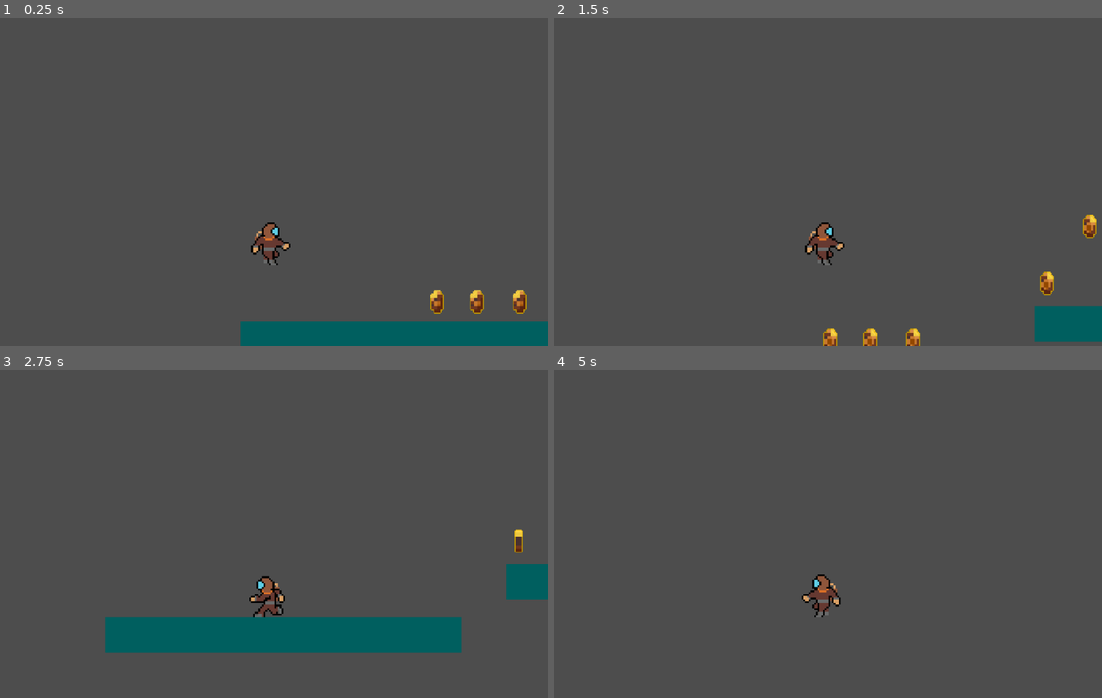
Above: before the commit, frames 1-4 (two rows, left to right).
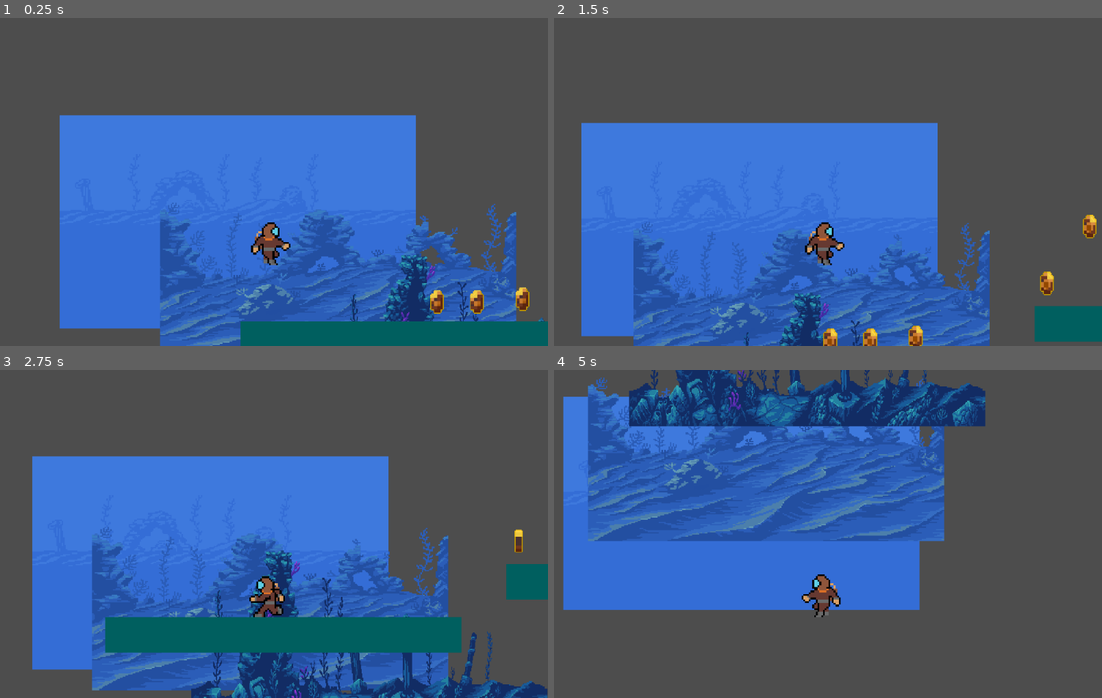
Above: after the commit, the same moments.

Repository: SirFuzzyWalls/SalvageCrew
Game: Godot game, scene res://scenes/world.tscn
The game is run twice, just before and just after one commit, with the same random seed, the same clock (stepped at 60 frames per second) and the same inputs.
Inputs:
- Up to frame 1 (0.25 s): no input
- Up to frame 2 (1.5 s): hold D (move_right) from 0.53 s (still down); tap W (jump) at 0.77 s
- Up to frame 3 (2.75 s): tap W (jump) at 1.52 s; release D (move_right) at 2.03 s; hold A (move_left) from 2.03 s (still down)
- Up to frame 4 (5 s): release A (move_left) at 2.78 s; hold D (move_right) 2.78-4.28 s; tap W (jump) at 3.02, 3.77, 4.52 s; hold A (move_left) from 4.28 s (still down)

The runs differ from the first frame. In frame 1, 46% of the frame differs, in the area x 10-100%, y 29-100%; in frame 2, 46%; in frame 3, 45%; in frame 4, 48%, in the area x 1-79%, y 0-74%.

Commit message:
start work on parallax_background, doesn't work atm

Diff:
--- /dev/null
+++ b/scenes/parallax_background.tscn
@@ -0,0 +1,30 @@
+[gd_scene load_steps=5 format=3 uid="uid://dmft6xmgh5vv1"]
+
+[ext_resource type="Texture2D" uid="uid://dn30fi7w70uhd" path="res://art/underwater-fantasy-files/PNG/layers/foregound-merged.png" id="1_27xbq"]
+[ext_resource type="Script" path="res://scripts/parallax_background.gd" id="1_abegi"]
+[ext_resource type="Texture2D" uid="uid://dujr3xlmfwm8m" path="res://art/underwater-fantasy-files/PNG/layers/sand.png" id="2_quu34"]
+[ext_resource type="Texture2D" uid="uid://cco8gfhtrgdfg" path="res://art/underwater-fantasy-files/PNG/layers/far.png" id="3_m6jt6"]
+
+[node name="ParallaxBackground" type="ParallaxBackground"]
+script = ExtResource("1_abegi")
+
+[node name="BackgroundFar" type="ParallaxLayer" parent="."]
+motion_scale = Vector2(0.2, 0.2)
+
+[node name="Sprite2D" type="Sprite2D" parent="BackgroundFar"]
+texture_repeat = 2
+position = Vector2(480, 504)
+texture = ExtResource("3_m6jt6")
+
+[node name="Background" type="ParallaxLayer" parent="."]
+motion_scale = Vector2(0.5, 0.5)
+
+[node name="Sprite2D" type="Sprite2D" parent="Background"]
+position = Vector2(480, 504)
+texture = ExtResource("2_quu34")
+
+[node name="Foreground" type="ParallaxLayer" parent="."]
+
+[node name="Sprite2D" type="Sprite2D" parent="Foreground"]
+position = Vector2(480, 504)
+texture = ExtResource("1_27xbq")
--- a/scenes/world.tscn
+++ b/scenes/world.tscn
@@ -1,8 +1,9 @@
-[gd_scene load_steps=6 format=3 uid="uid://cmfm02uv6by24"]
+[gd_scene load_steps=7 format=3 uid="uid://cmfm02uv6by24"]
 
 [ext_resource type="PackedScene" uid="uid://sfpnb72bbc2a" path="res://scenes/player.tscn" id="1_m184g"]
 [ext_resource type="PackedScene" uid="uid://bsju6crurtx85" path="res://scenes/coin.tscn" id="2_0lr2v"]
 [ext_resource type="AudioStream" uid="uid://ofdae4ef3w3r" path="res://music/Bustling Beards.wav" id="3_aoybx"]
+[ext_resource type="PackedScene" uid="uid://dmft6xmgh5vv1" path="res://scenes/parallax_background.tscn" id="4_eskj1"]
 
 [sub_resource type="QuadMesh" id="QuadMesh_wuef5"]
 size = Vector2(1000, 100)
@@ -56,7 +57,7 @@
 position = Vector2(400, 448)
 
 [node name="Coin3" parent="." instance=ExtResource("2_0lr2v")]
-position = Vector2(520, 448)
+position = Vector2(528, 440)
 
 [node name="Coin4" parent="." instance=ExtResource("2_0lr2v")]
 position = Vector2(896, 288)
@@ -94,3 +95,5 @@
 
 [node name="Coin10" parent="." instance=ExtResource("2_0lr2v")]
 position = Vector2(3620, 8)
+
+[node name="ParallaxBackground" parent="." instance=ExtResource("4_eskj1")]
--- /dev/null
+++ b/scripts/parallax_background.gd
@@ -0,0 +1,22 @@
+extends ParallaxBackground
+
+var camera: Camera2D
+
+func _ready():
+	# Scale sprites to match viewport size
+	_scale_sprites_to_viewport()
+
+func _scale_sprites_to_viewport():
+	var viewport_size = get_viewport().get_visible_rect().size
+	for layer in get_children():
+		if  layer is ParallaxLayer:
+			for sprite in layer.get_children():
+				if sprite is Sprite2D:
+					var texture_size = sprite.texture.get_size()
+					var scale_x = viewport_size.x / texture_size.x
+					var scale_y = viewport_size.y / texture_size.y
+					sprite.scale = Vector2(scale_x, scale_y)
+
+func _process(delta):
+	if camera:
+		self.scroll_offset.x = camera.position.x
Binary file removed: art/coin_V_1_1/S1011.png
Binary file removed: art/coin_V_1_1/S1012.png
Binary file removed: art/coin_V_1_1/S1013.png
Binary file removed: art/coin_V_1_1/S1014.png
Binary file added: art/underwater-fantasy-files/PNG/layers/far.png
Not shown, changed: art/underwater-fantasy-files/PNG/layers/far.png.import
Binary file added: art/underwater-fantasy-files/PNG/layers/foregound-merged.png
Not shown, changed: art/underwater-fantasy-files/PNG/layers/foregound-merged.png.import
Binary file added: art/underwater-fantasy-files/PNG/layers/foreground-1.png
Not shown, added: art/underwater-fantasy-files/PNG/layers/foreground-1.png.import
Binary file added: art/underwater-fantasy-files/PNG/layers/foreground-2.png
Not shown, changed: art/underwater-fantasy-files/PNG/layers/foreground-2.png.import
(and 5 more such lines)
